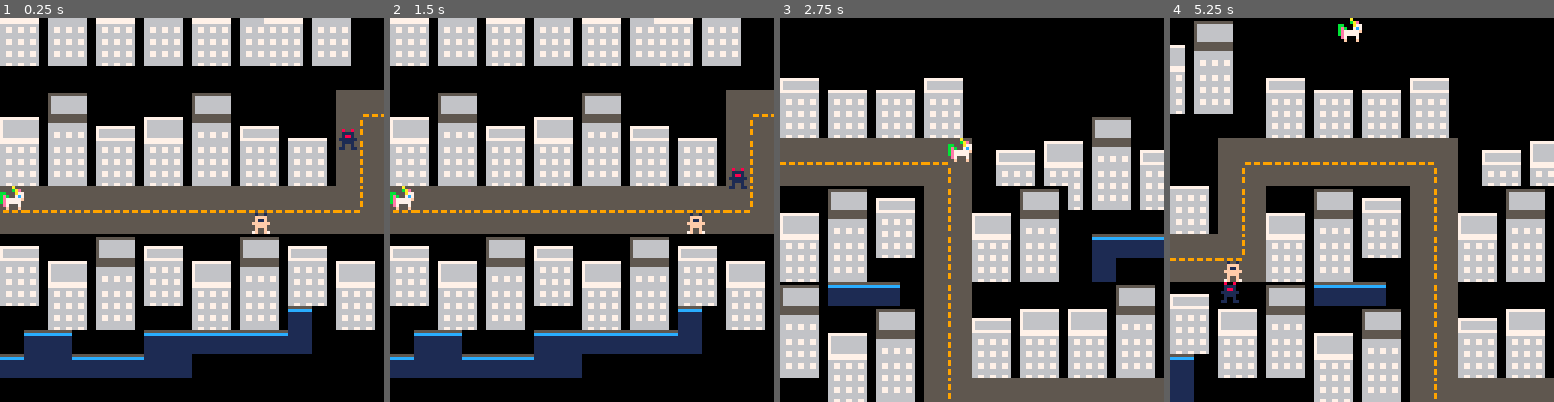
Above: before the commit, frames 1-4 (left to right).
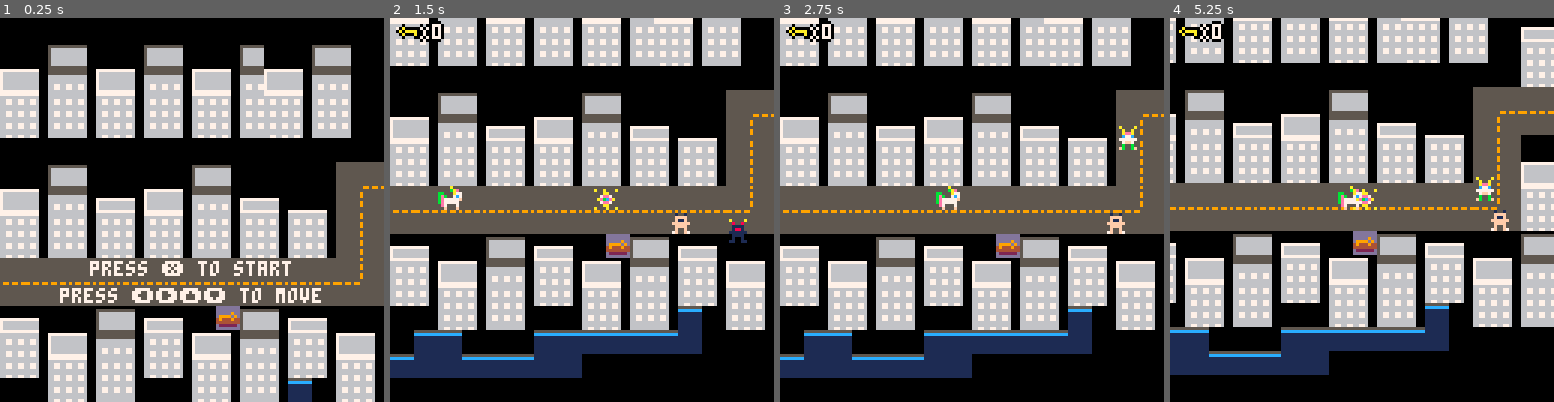
Above: after the commit, the same moments.

Repository: Zineb-Ada/pico8Lua
Game: PICO-8 cartridge src/licornemap.p8
The game is run twice, just before and just after one commit, with the same random seed, the same clock (stepped at 60 frames per second) and the same inputs.
Inputs:
- Up to frame 1 (0.25 s): no input
- Up to frame 2 (1.5 s): tap X (X key) at 0.33, 1.07 s; tap O (Z key) at 0.7 s
- Up to frame 3 (2.75 s): hold Right 1.6-2.1 s; tap O (Z key) at 1.7, 2.1, 2.5 s; tap X (X key) at 1.85 s; hold Up 2.15-2.42 s; hold Right from 2.47 s (still down)
- Up to frame 4 (5.25 s): tap O (Z key) every 0.4 s from 2.9 to 4.9 s; tap X (X key) at 2.97, 4.08, 5.2 s; release Right at 3.03 s; hold Left 3.08-3.58 s; hold Down 3.63-3.97 s; hold Right 4.02-4.68 s; hold Up 4.73-5.03 s; hold Left from 5.08 s (still down)

The runs differ from the first frame. In frame 1, 75% of the frame differs, in the area x 0-100%, y 0-100%; in frame 2, 2.1%; in frame 3, 72%; in frame 4, 75%.

Commit message:
Update licornemap.p8
+ functions : title screen, gestion des clés, bullets, collision, disparition remplacement des méchants

Diff:
--- a/src/licornemap.p8
+++ b/src/licornemap.p8
@@ -3,11 +3,16 @@
 __lua__
 --jeu des licornes
 function _init()
+	title_screen()
  create_player()
  enemies={}
  gen_enemies()
  friends={}
  gen_friends()
+ sparkles={}
+ rainbows={}
+ gen_rainbow()
+ scene="menu"
 end
 
 function _update()
@@ -15,18 +20,37 @@
  check_flag()
  update_camera()
  enemy_movement()
+ rainbow_movement()
  friends_movement()
-end
+ interact()
+ for e in all(enemies)  do
+  for s in all(sparkles) do
+	  if hit(e,s) then
+	  del(sparkles,s)
+   del(enemies,e)
+   end
+	 end
+ end
+ end
+
 function _draw()
 	cls()
 	draw_map()
 	draw_player()
+	for r in all(rainbows) do
+		spr(68,r.x*8,r.y*8)
+	end
 	for e in all(enemies) do
 		spr(70,e.x*8,e.y*8)
 	end
 	for f in all(friends) do
 	 spr(69,f.x*8,f.y*8)
 	end
+	for s in all(sparkles) do
+	spr(88,s.x*8,s.y*8)
+ end
+ draw_ui()
+
 end
 
 -->8
@@ -46,10 +70,23 @@
 	camera(camx*8,camy*8)
 end
 
+--deux fonctions pour les keys
+function next_tile(x,y)
+	local sprite=mget(x,y)
+ mset(x,y,sprite+1)
+
+end
+
+function pick_up_key(x,y)
+ next_tile(x,y)
+ p.keys+=1
+ sfx(0)
+end
+
 -->8
 --players
 function create_player()
-	p={x=0, y=9, sprite=65, speed=1}
+	p={x=2, y=9, sprite=65, speed=0.2,keys=0}
 end
 
 function draw_player()
@@ -64,13 +101,25 @@
 	if (btn(➡️)) newx+=p.speed
 	if (btn(⬆️)) newy-=p.speed
 	if (btn(⬇️)) newy+=p.speed
+	if (btnp(❎)) shoot()
+	update_sparkles()
+
+
+	interact(newx,newy)
 
 	if not check_flag(0,newx,newy) then
-		p.x=mid(0,newx,125)
-		p.y=mid(0,newy,63)
+		p.x=mid(0,newx,127)
+		p.y=mid(0,newy,64)
 	else
 		sfx(1)
 	end
+end
+
+--permet de rcup les keys
+function interact(x,y)
+ if check_flag(1,x,y) then
+  pick_up_key(x,y)
+ end
 end
 
 
@@ -147,6 +195,96 @@
 end
 
 
+-->8
+--bullets
+function shoot()
+ new_sparkle={
+ x=p.x,
+ y=p.y,
+ speed=0.5}
+	add(sparkles, new_sparkle)
+	sfx(0)
+ end
+
+ function update_sparkles()
+  for s in all (sparkles) do
+  s.x+=s.speed
+  end
+ end
+
+ function hit(e,s)
+ 	if e.x > s.x+1
+ 	or e.y > s.y+1
+ 	or e.x+1  < s.x
+ 	or e.y+1 < s.y then
+ 	 return false
+ 	else
+ 	 return true
+ 	end
+ end
+-->8
+--rainbow
+function gen_rainbow()
+	new_rainbow={x=14,y=5, speed=0.2, sens=1,axe="v"}
+	nr={x=22,y=16, speed=0.1, sens=1,axe="h"}
+ add(rainbows,new_rainbow)
+ add(rainbows,nr)
+
+end
+
+function rainbow_movement()
+ for r in all(rainbows) do
+	newx=r.x
+	newy=r.y
+	if r.axe=="v" then
+	newy+=r.sens*r.speed
+	r.y=newy
+	else
+	newx+=r.sens*r.speed
+	r.x=newx
+	end
+	if check_flag(0,newx,newy) then
+	r.sens*=-1
+ r.x=newx
+	r.y=newy
+	end
+	end
+end
+-->8
+--title screen
+
+function title_screen()
+    while not btn(4) and  not btn(5) do
+        rectfill(0,0,127,127,0)
+        rectfill(16,24,104,64,0)
+        map(0,0,0,8,22,22)
+        color(7)
+        cursor(22,80)
+        print("press ❎ to start",30,81)
+        print("press ⬅️➡️⬆️⬇️ to move",20,90)
+        flip()
+    end
+end
+
+
+-->8
+--ui
+function draw_ui()
+ camera()
+ palt(0,false)
+ palt(12,true)
+	spr(176,2,1)
+	print_outline("X"..p.keys,10,2)
+ palt()
+end
+
+function print_outline(text,x,y)
+ print(text,x-1,y,0)
+	print(text,x+1,y,0)
+	print(text,x,y-1,0)
+	print(text,x,y+1,0)
+	print(text,x,y,7)
+end
 __gfx__
 00000000000000000000000000000000000000003333333333333333000000005555555555555555555555555555555533333333333333333333333333333333
 000000000000000000000000555555555555500033333333a3a33333000000005555555555555555555555559555555577777777777773337777777777777333
@@ -212,39 +350,41 @@
 00000000000000000000000000000000000000000000066886600000000000000000000a55555555555555556666666666666000555555559555555500000000
 00000000000000000000000000000000000000000000066666600000000000000000000055555555555555556666688666666000555555559555555500000000
 00000000000000000000000000000000000000000006666666666000000000000000000055555555555555556666688666666000555555555555555500000000
-70707070707070707070707070707070707070700006666666666000707070707070707070707070707070707070707070707070707070707070707070707000
-00000000000000000000000000000000000000000006600000066000000000000000000000000000000000000000000000000000000000000000000000000000
-00000000000000000000000000000000000000000006600000066000000000000000000000000000000000000000000000000000000000000000000000000000
-00000000000000000000000000000000000000000006600000066000000000000000000000000000000000000000000000000000000000000000000000000000
-00000000000000000000000000000000000000000006600000066000000000000000000000000000000000000000000000000000000000000000000000000000
-00000000000000000000000000000000000000000006600000066000000000000000000000000000000000000000000000000000000000000000000000000000
-00000000000000000000000000000000000000000086600000066800000000000000000000000000000000000000000000000000000000000000000000000000
-00000000000000000000000000000000000000000086600000066800000000000000000000000000000000000000000000000000000000000000000000000000
-00000000000000000000000000000000000000000000000000000000000000000000000000000000000000000000000000000000000000000000000000000000
-00000000000000000000000000000000000000000000000000000000000000000000000000000000000000000000000000000000000000000000000000000000
-00000000000000000000000000000000000000000000000000000000000000000000000000000000000000000000000000000000000000000000000000000000
-00000000000000000000000000000000000000000000000000000000000000000000000000000000000000000000000000000000000000000000000000000000
-00000000000000000000000000000000000000000000000000000000000000000000000000000000000000000000000000000000000000000000000000000000
-00000000000000000000000000000000000000000000000000000000000000000000000000000000000000000000000000000000000000000000000000000000
-00000000000000000000000000000000000000000000000000000000000000000000000000000000000000000000000000000000000000000000000000000000
-00000000000000000000000000000000000000000000000000000000000000000000000000000000000000000000000000000000000000000000000000000000
-00000000000000000000000000000000000000000000000000000000000000000000000000000000000000000000000000000000000000000000000000000000
-00000000000000000000000000000000000000000000000000000000000000000000000000000000000000000000000000000000000000000000000000000000
-00000000000000000000000000000000000000000000000000000000000000000000000000000000000000000000000000000000000000000000000000000000
-00000000000000000000000000000000000000000000000000000000000000000000000000000000000000000000000000000000000000000000000000000000
-00000000000000000000000000000000000000000000000000000000000000000000000000000000000000000000000000000000000000000000000000000000
-00000000000000000000000000000000000000000000000000000000000000000000000000000000000000000000000000000000000000000000000000000000
-00000000000000000000000000000000000000000000000000000000000000000000000000000000000000000000000000000000000000000000000000000000
-00000000000000000000000000000000000000000000000000000000000000000000000000000000000000000000000000000000000000000000000000000000
-00000000000000000000000000000000000000000000000000000000000000000000000000000000000000000000000000000000000000000000000000000000
-00000000000000000000000000000000000000000000000000000000000000000000000000000000000000000000000000000000000000000000000000000000
-00000000000000000000000000000000000000000000000000000000000000000000000000000000000000000000000000000000000000000000000000000000
-00000900000000000000000000000000000000000000000000000000000000000000000000000000000000000000000000000000000000000000000000000000
-09999090000000000000000000000000000000000000000000000000000000000000000000000000000000000000000000000000000000000000000000000000
-09000900000000000000000000000000000000000000000000000000000000000000000000000000000000000000000000000000000000000000000000000000
+dddddddddddddddd7070707070707070707070700006666666666000707070707070707070707070707070707070707070707070707070707070707070707000
+dddddddddddddddd0000000000000000000000000006600000066000000000000000000000000000000000000000000000000000000000000000000000000000
+ddddd9dddddddddd0000000000000000000000000006600000066000000000000000000000000000000000000000000000000000000000000000000000000000
+d9999d9ddddddddd0000000000000000000000000006600000066000000000000000000000000000000000000000000000000000000000000000000000000000
+49444944444444440000000000000000000000000006600000066000000000000000000000000000000000000000000000000000000000000000000000000000
+44444444444444440000000000000000000000000006600000066000000000000000000000000000000000000000000000000000000000000000000000000000
+d222222dd222222d0000000000000000000000000086600000066800000000000000000000000000000000000000000000000000000000000000000000000000
+dddddddddddddddd0000000000000000000000000086600000066800000000000000000000000000000000000000000000000000000000000000000000000000
+00000000000000000000000000000000000000000000000000000000000000000000000000000000000000000000000000000000000000000000000000000000
+00000000000000000000000000000000000000000000000000000000000000000000000000000000000000000000000000000000000000000000000000000000
+00000000000000000000000000000000000000000000000000000000000000000000000000000000000000000000000000000000000000000000000000000000
+00000000000000000000000000000000000000000000000000000000000000000000000000000000000000000000000000000000000000000000000000000000
+00000000000000000000000000000000000000000000000000000000000000000000000000000000000000000000000000000000000000000000000000000000
+00000000000000000000000000000000000000000000000000000000000000000000000000000000000000000000000000000000000000000000000000000000
+00000000000000000000000000000000000000000000000000000000000000000000000000000000000000000000000000000000000000000000000000000000
+00000000000000000000000000000000000000000000000000000000000000000000000000000000000000000000000000000000000000000000000000000000
+00000000000000000000000000000000000000000000000000000000000000000000000000000000000000000000000000000000000000000000000000000000
+00000000000000000000000000000000000000000000000000000000000000000000000000000000000000000000000000000000000000000000000000000000
+00000000000000000000000000000000000000000000000000000000000000000000000000000000000000000000000000000000000000000000000000000000
+00000000000000000000000000000000000000000000000000000000000000000000000000000000000000000000000000000000000000000000000000000000
+00000000000000000000000000000000000000000000000000000000000000000000000000000000000000000000000000000000000000000000000000000000
+00000000000000000000000000000000000000000000000000000000000000000000000000000000000000000000000000000000000000000000000000000000
+00000000000000000000000000000000000000000000000000000000000000000000000000000000000000000000000000000000000000000000000000000000
+00000000000000000000000000000000000000000000000000000000000000000000000000000000000000000000000000000000000000000000000000000000
+cccccccc000000000000000000000000000000000000000000000000000000000000000000000000000000000000000000000000000000000000000000000000
+cc0ccccc000000000000000000000000000000000000000000000000000000000000000000000000000000000000000000000000000000000000000000000000
+c0a0000c000000000000000000000000000000000000000000000000000000000000000000000000000000000000000000000000000000000000000000000000
+0a0aaaa0000000000000000000000000000000000000000000000000000000000000000000000000000000000000000000000000000000000000000000000000
+c0a000a0000000000000000000000000000000000000000000000000000000000000000000000000000000000000000000000000000000000000000000000000
+cc0ccc0c000000000000000000000000000000000000000000000000000000000000000000000000000000000000000000000000000000000000000000000000
+cccccccc000000000000000000000000000000000000000000000000000000000000000000000000000000000000000000000000000000000000000000000000
+cccccccc000000000000000000000000000000000000000000000000000000000000000000000000000000000000000000000000000000000000000000000000
 __gff__
-0021210101000000000000000101010101212101010101000000000001010101010101010101010100000000010101010101010101010101000000000101010100000000000101000000000000000000000000000000000000000000000000000000000000000000000101000000000000000000000000000201010000000000
-0000000000000000020200000000000000000000000000000000000000000000000000000000000000000000000000000000000000000000000000000000000000000000000000000000000000000000000000000000000000000000000000000000000000000000000000000000000000000000000000000000000000000000
+0001210101000000000000000101010101212101010101000000000001010101010101010101010100000000010101010101010101010101000000000101010100000000000000000000000000000000000000000000000000000000000000000000000000000000000000000000000000000000000000000201000000000000
+0200000000000000020200000000000000000000000000000000000000000000000000000000000000000000000000000000000000000000000000000000000000000000000000000000000000000000000000000000000000000000000000000000000000000000000000000000000000000000000000000000000000000000
 __map__
 0102030401020304010203010203040707070707070707070707070707070707070707070707070707070707070707070707070707070707070707070707070000000000000000000000000000000000000000000000000000000000000000000000000000000000000000000000000000000000000000000000000000000000
 1112131411121314111213111213140707070707070707070707070707070707070707070707070707070707070707070707070707070707070707070707070000000000000000000000000000000000000000000000000000000000000000000000000000000000000000000000000000000000000000000000000000000000
@@ -252,15 +392,15 @@
 3132333431323334313233313233340125262526252625260707070707070707070707070707070707070707070707070707070707070707070707070707070000000000000000000000000000000000000000000000000000000000000000000000000000000000000000000000000000000000000000000000000000000000
 0707070707070707070707070707010135363536353635360707070102030407070707070707070705050707070707070707070707070707070707070707070000000000000000000000000000000000000000000000000000000000000000000000000000000000000000000000000000000000000000000000000000000000
 01020304070701020304070707076d6e28292829282908090715161112131415160707070705050505050507070707070707070707070707070707070707070000000000000000000000000000000000000000000000000000000000000000000000000000000000000000000000000000000000000000000000000000000000
-11121314151611121314151607077d7e383938393839181907252621222324252607070707050c0d0e0f0505070707070707070707070707070707070707070000000000000000000000000000000000000000000000000000000000000000000000000000000000000000000000000000000000000000000000000000000000
+11121314151611121314151607077d7e383938393839181980252621222324252607070707050c0d0e0f0505070707070707070707070707070707070707070000000000000000000000000000000000000000000000000000000000000000000000000000000000000000000000000000000000000000000000000000000000
 21222324252621222324252625260a0b0102030415160a0b01020304323334353607070707051c1d1e1f0505070707070707070707070707070707070707070000000000000000000000000000000000000000000000000000000000000000000000000000000000000000000000000000000000000000000000000000000000
 31323334353631323334353635361a1b1112131425261a1b11121314070707072727070705052c2d2e2f0505070707070707070707070707070707070707070000000000000000000000000000000000000000000000000000000000000000000000000000000000000000000000000000000000000000000000000000000000
-6a282929282928292829282928292a2b2122232435360a0b21222324072727273707070705053c3d3e3f0505070707070707070707070707070707070707070000000000000000000000000000000000000000000000000000000000000000000000000000000000000000000000000000000000000000000000000000000000
-7a383939383938393839383938393a3b3132333407071a1b3132333407370707070707070605050505050505070707070707070707070707070707070707070000000000000000000000000000000000000000000000000000000000000000000000000000000000000000000000000000000000000000000000000000000000
-151601020304151601020304151601020304272727070a0b07070102010203044b4c0706060506050c0d0e0f070707070707070707070707070707070707070000000000000000000000000000000000000000000000000000000000000000000000000000000000000000000000000000000000000000000000000000000000
+6a696a6a6a6a6a292829282928292a2b2122232435360a0b21222324072727273707070705053c3d3e3f0505070707070707070707070707070707070707070000000000000000000000000000000000000000000000000000000000000000000000000000000000000000000000000000000000000000000000000000000000
+7a797a7a7a7a7a7a7a7a7a397a7a3a3b3132333407071a1b3132333407370707070707070605050505050505070707070707070707070707070707070707070000000000000000000000000000000000000000000000000000000000000000000000000000000000000000000000000000000000000000000000000000000000
+151601020304151601800304151601000304272727070a0b07070102010203044b4c0706060506050c0d0e0f070707070707070707070707070707070707070000000000000000000000000000000000000000000000000000000000000000000000000000000000000000000000000000000000000000000000000000000000
 252611121314252611121314252611121314010203041a1b15161112111213145b5c0706060505051c1d1e1f070707070707070707070707070707070707070000000000000000000000000000000000000000000000000000000000000000000000000000000000000000000000000000000000000000000000000000000000
 353621222324353621222324353621222324111213140a0b25262122212223246b6c0706060605052c2d2e2f070707070707070707070707070707070707070000000000000000000000000000000000000000000000000000000000000000000000000000000000000000000000000000000000000000000000000000000000
-070731323334070731323334270731323334212223241a1b35363132313233347b7c0706060606053c3d3e3f070707070707070707070707070707070707070000000000000000000000000000000000000000000000000000000000000000000000000000000000000000000000000000000000000000000000000000000000
+070731323334070731323334270731323334212223241a1b35363132313233347b7c8006060606053c3d3e3f070707070707070707070707070707070707070000000000000000000000000000000000000000000000000000000000000000000000000000000000000000000000000000000000000000000000000000000000
 072727070707272727272727370707070707313233344d4e282928292829282928292829696a060605050505070707070707070707070707070707070707070000000000000000000000000000000000000000000000000000000000000000000000000000000000000000000000000000000000000000000000000000000000
 273737272727373707070707070707070707070715165d5e383938393839383938393839797a060606050505070707070707070707070707070707070707070000000000000000000000000000000000000000000000000000000000000000000000000000000000000000000000000000000000000000000000000000000000
 0707070707070707070707070707070707070707252615161516151607070707070707060606060c0d0e0f05070707070707070707070707070707070707070000000000000000000000000000000000000000000000000000000000000000000000000000000000000000000000000000000000000000000000000000000000
